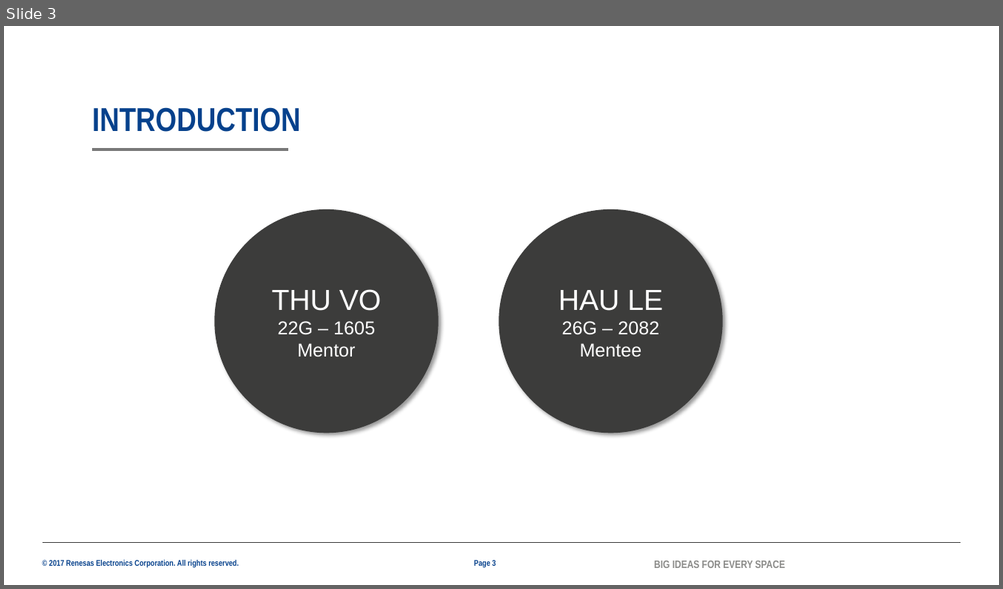
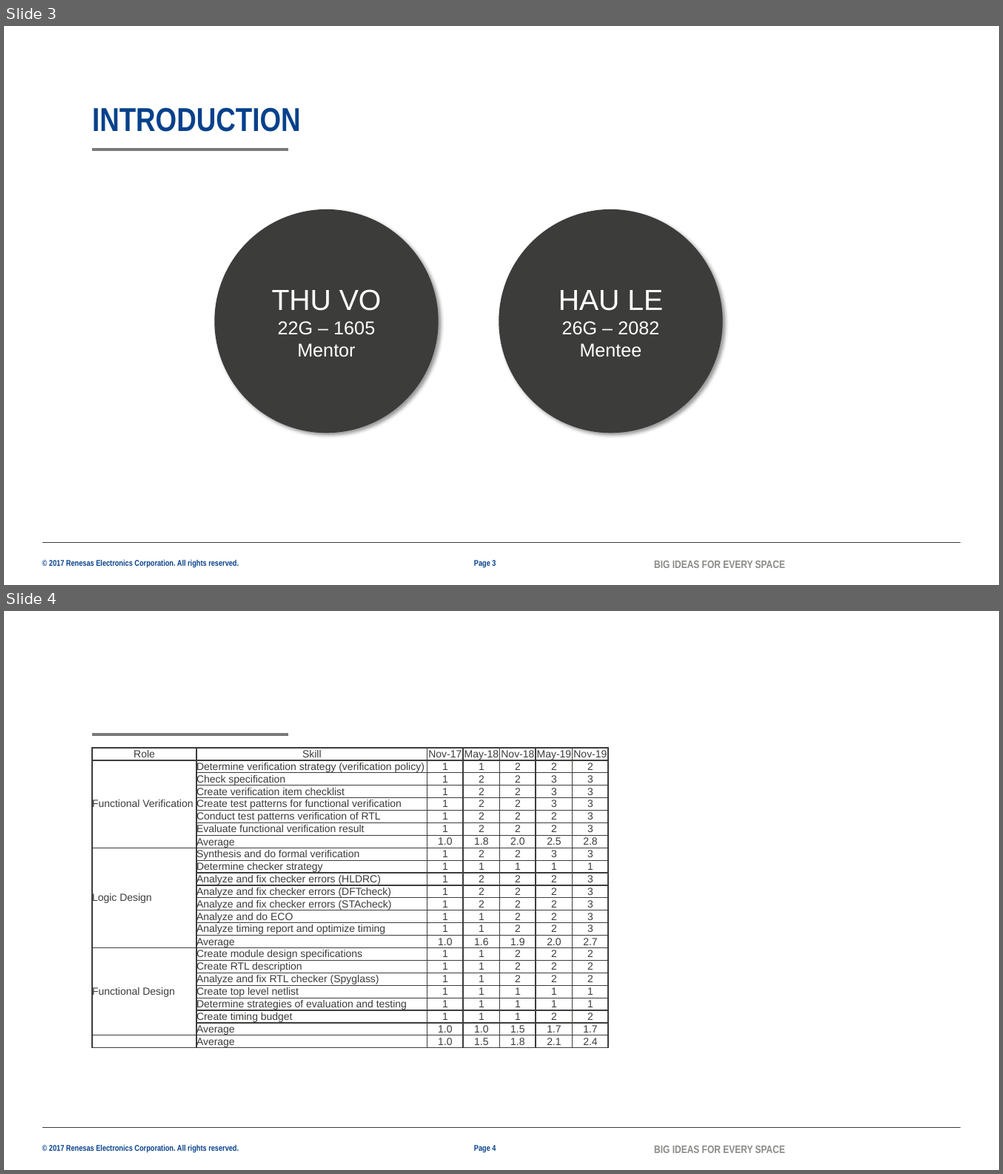
Before and after one commit to lesyhau/bridge, a slide deck: mms.pptx. Shown one above the other, each under a label of ours: slide 3 before the commit, slides 3 and 4 after it. The pictures are 1003x589 and 1003x1174 pixels, drawn with LibreOffice and Linux fonts; fonts in the diff are those of the drawing; background and template pictures are left out. Boxes give left, top, right and bottom in pixels: in the first picture for what was removed or moved away, otherwise in the second. Text is boxed around its words. In the diff, an @@ line names an element or a change of style, - is before the commit and + after.

```diff
--- a/mms.pptx
+++ b/mms.pptx
@@ slide 4 added at (4, 611, 999, 1170), background #FFFFFF; not listed: 4 template elements that a slide beside it also shows @@
@@ table added at (92, 749, 608, 1051), 24 rows, 7 columns @@
+Role | Skill | Nov-17 | May-18 | Nov-18 | May-19 | Nov-19
+Functional Verification | Determine verification strategy (verification policy) | 1 | 1 | 2 | 2 | 2
+ | Check specification | 1 | 2 | 2 | 3 | 3
+ | Create verification item checklist | 1 | 2 | 2 | 3 | 3
+ | Create test patterns for functional verification | 1 | 2 | 2 | 3 | 3
+ | Conduct test patterns verification of RTL | 1 | 2 | 2 | 2 | 3
+ | Evaluate functional verification result | 1 | 2 | 2 | 2 | 3
+ | Average | 1.0 | 1.8 | 2.0 | 2.5 | 2.8
+Logic Design | Synthesis and do formal verification | 1 | 2 | 2 | 3 | 3
+ | Determine checker strategy | 1 | 1 | 1 | 1 | 1
+ | Analyze and fix checker errors (HLDRC) | 1 | 2 | 2 | 2 | 3
+ | Analyze and fix checker errors (DFTcheck) | 1 | 2 | 2 | 2 | 3
+ | Analyze and fix checker errors (STAcheck) | 1 | 2 | 2 | 2 | 3
+ | Analyze and do ECO | 1 | 1 | 2 | 2 | 3
+ | Analyze timing report and optimize timing | 1 | 1 | 2 | 2 | 3
+ | Average | 1.0 | 1.6 | 1.9 | 2.0 | 2.7
+Functional Design | Create module design specifications | 1 | 1 | 2 | 2 | 2
+ | Create RTL description | 1 | 1 | 2 | 2 | 2
+ | Analyze and fix RTL checker (Spyglass) | 1 | 1 | 2 | 2 | 2
+ | Create top level netlist | 1 | 1 | 1 | 1 | 1
+ | Determine strategies of evaluation and testing | 1 | 1 | 1 | 1 | 1
+ | Create timing budget | 1 | 1 | 1 | 2 | 2
+ | Average | 1.0 | 1.0 | 1.5 | 1.7 | 1.7
+ | Average | 1.0 | 1.5 | 1.8 | 2.1 | 2.4
@@ page number added at (474, 1145, 495, 1153), 8 pt, text #06418C, bold @@
+Page 4
```
Also in this commit, not shown: 2 slides changed, 2 other slides added.
